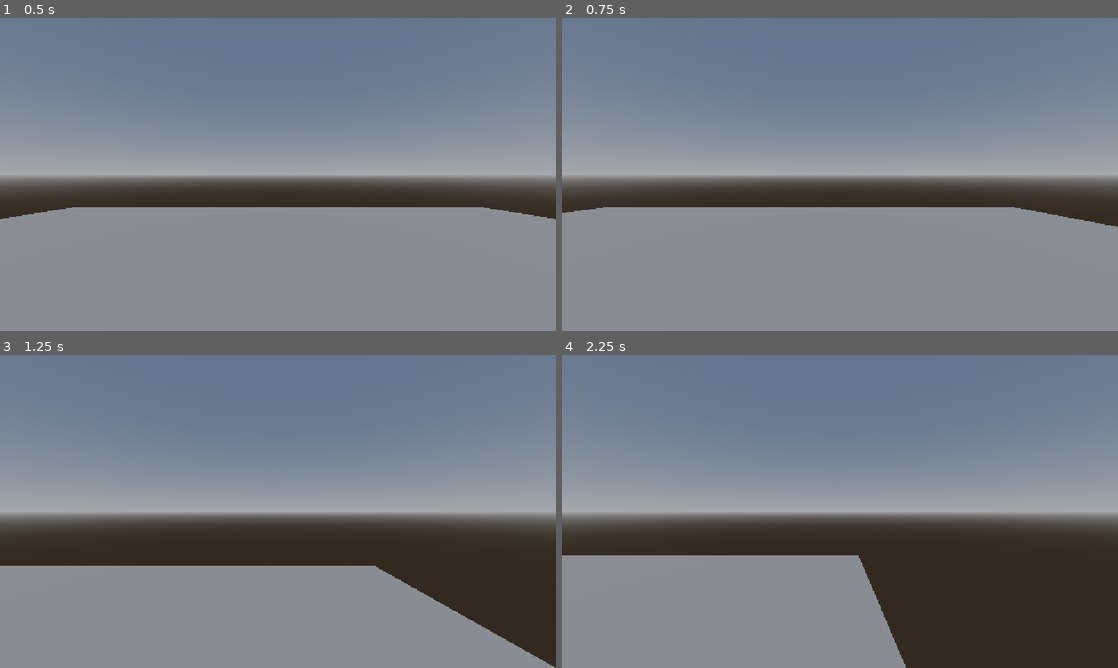
Above: before the commit, frames 1-4 (two rows, left to right).
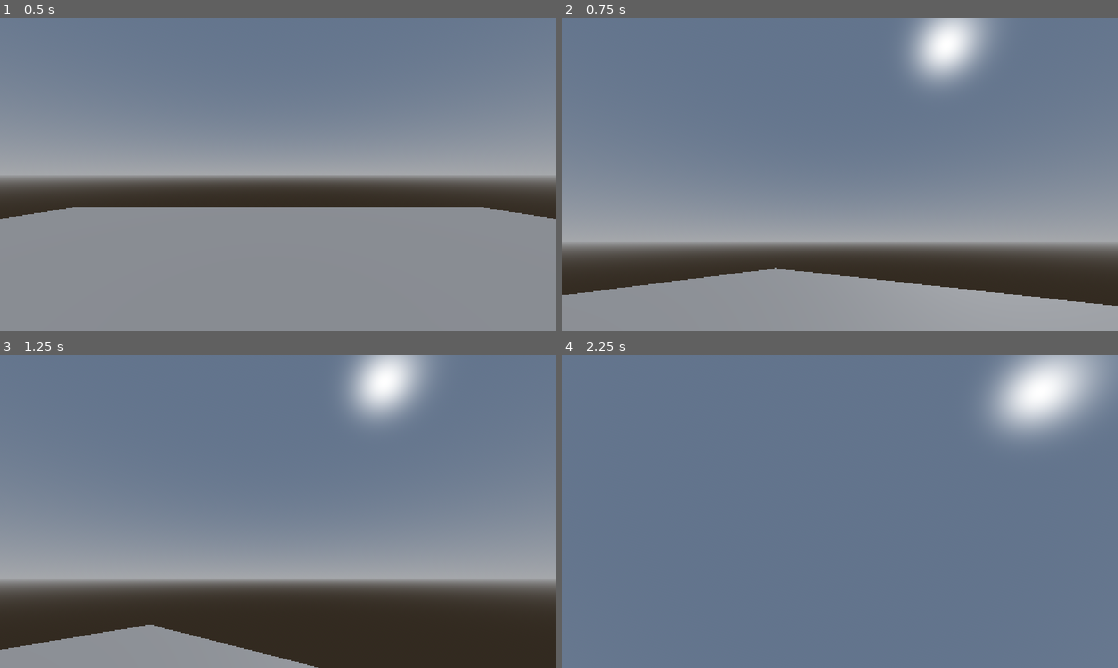
Above: after the commit, the same moments.

Repository: burvy/halcyon
Game: Godot game, scene res://scenes/test_level.tscn
Same seed, same stepped clock (60 frames per second), same inputs: the game is played once before the commit and once after it.
Inputs (mouse positions are in pixels of both pictures, inside the frame that each line leads up to):
- Up to frame 1 (0.5 s): no input
- Up to frame 2 (0.75 s): move the mouse to (962, 158) at 0.52 s; hold D (east) from 0.53 s (still down); hold Shift (sprint) from 0.53 s (still down)
- Up to frame 3 (1.25 s): keep holding D (east); keep holding Shift (sprint); tap Space (jump) at 0.77, 0.8, 1.07 s
- Up to frame 4 (2.25 s): move the mouse to (728, 527) at 1.27 s; release D (east) at 1.28 s; release Shift (sprint) at 1.28 s; hold S (south) 1.28-2.03 s; tap Space (jump) at 1.35, 1.52, 1.82 s; tap Shift (sprint) at 1.55 s; move the mouse to (895, 442) at 2.02 s; hold D (east) from 2.03 s (still down); hold Shift (sprint) from 2.03 s (still down)

Frame 1 is identical in both runs. In frame 2, 41% of the frame differs, in the area x 0-100%, y 0-92%; in frame 3, 55%; in frame 4, 72%, in the area x 0-100%, y 0-100%.

Commit message:
feat: camera looking

Diff:
--- a/scenes/player.tscn
+++ b/scenes/player.tscn
@@ -4,8 +4,9 @@
 
 [sub_resource type="CapsuleShape3D" id="CapsuleShape3D_ir3ff"]
 
-[node name="Player" type="CharacterBody3D" unique_id=591899681]
+[node name="Player" type="CharacterBody3D" unique_id=591899681 node_paths=PackedStringArray("head")]
 script = ExtResource("1_3vyb7")
+head = NodePath("Head")
 
 [node name="Head" type="Node3D" parent="." unique_id=232379812]
 transform = Transform3D(1, 0, 0, 0, 1, 0, 0, 0, 1, 0, 0.5999999, 0)
--- a/scripts/player.gd
+++ b/scripts/player.gd
@@ -1,11 +1,31 @@
 extends CharacterBody3D
 
 
-@export var move_speed = 5.0
-@export var sprint_mul = 1.5
-@export var jump_speed = 4.5
+@export var move_speed: float = 5.0
+@export var jump_speed: float = 4.5
+@export var sprint_multiplier: float = 1.5
 
+@export var camera_sensitivity: float = 0.01
 
+@export var head: Node3D
+
+## logic to run on game start
+func _ready() -> void:
+	Input.mouse_mode = Input.MOUSE_MODE_CAPTURED
+
+## `_input`, but it only runs after normal `_input` to allow
+## it to cancel out input here. Useful to disallow mouse look
+## in menus or something
+func _unhandled_input(event: InputEvent) -> void:
+	if event is InputEventMouseMotion:
+		# rotate body left and right
+		rotate_y(-event.relative.x * camera_sensitivity)
+		# rotate head up and down
+		head.rotate_x(-event.relative.y * camera_sensitivity)
+		# dont allow rotation past 90 degrees
+		clamp(head.rotation.x, -PI/2, PI/2)
+
+## per physics-tick logic
 func _physics_process(delta: float) -> void:
 
 	var grounded: bool = is_on_floor()
@@ -35,7 +55,7 @@
 ## applies motion
 ## if the player is not grounded, they cannot move.
 ## if the player is not trying to move, do not move.
-## if the player is sprinting, apply `sprint_mul` to their `move_speed`.
+## if the player is sprinting, apply `sprint_multiplier` to their `move_speed`.
 ## otherwise, they will move at the normal `move_speed`
 func handle_motion(sprinting: bool, grounded: bool, desire: Vector2) -> void:
 	# skip movement if not touching the ground
@@ -52,7 +72,7 @@
 	var direction: Vector3 = (transform.basis * Vector3(desire.x, 0, desire.y))
 
 	# determines the player's speed based on if they are sprinting
-	var move = (move_speed * sprint_mul) if sprinting else move_speed
+	var move = (move_speed * sprint_multiplier) if sprinting else move_speed
 
 	# multiplies the direction vector by speed,
 	# adding that to player velocity
